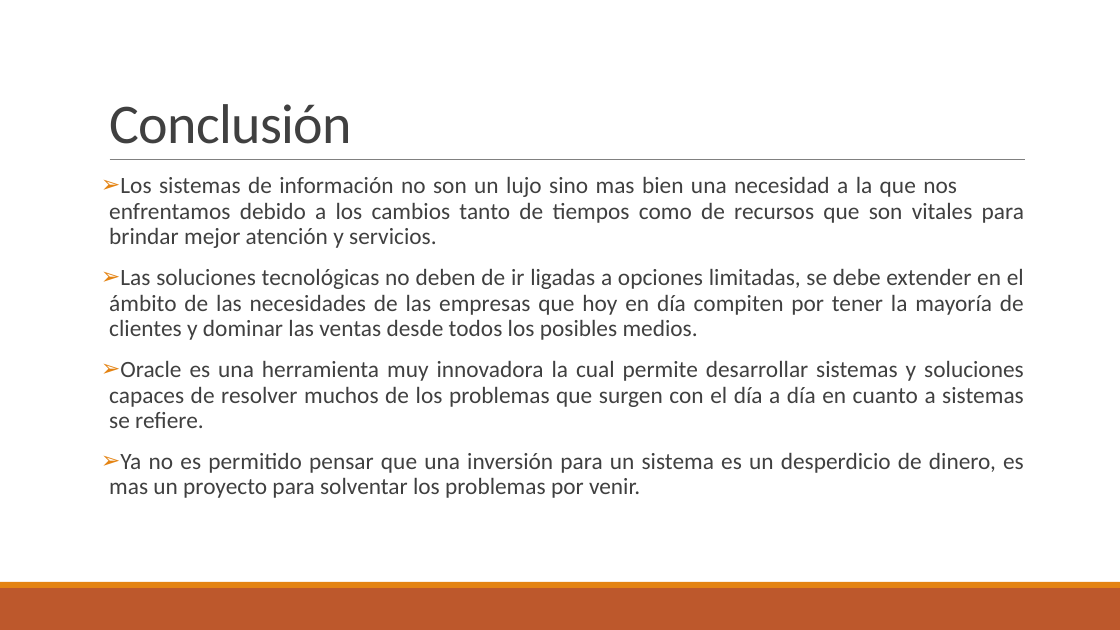
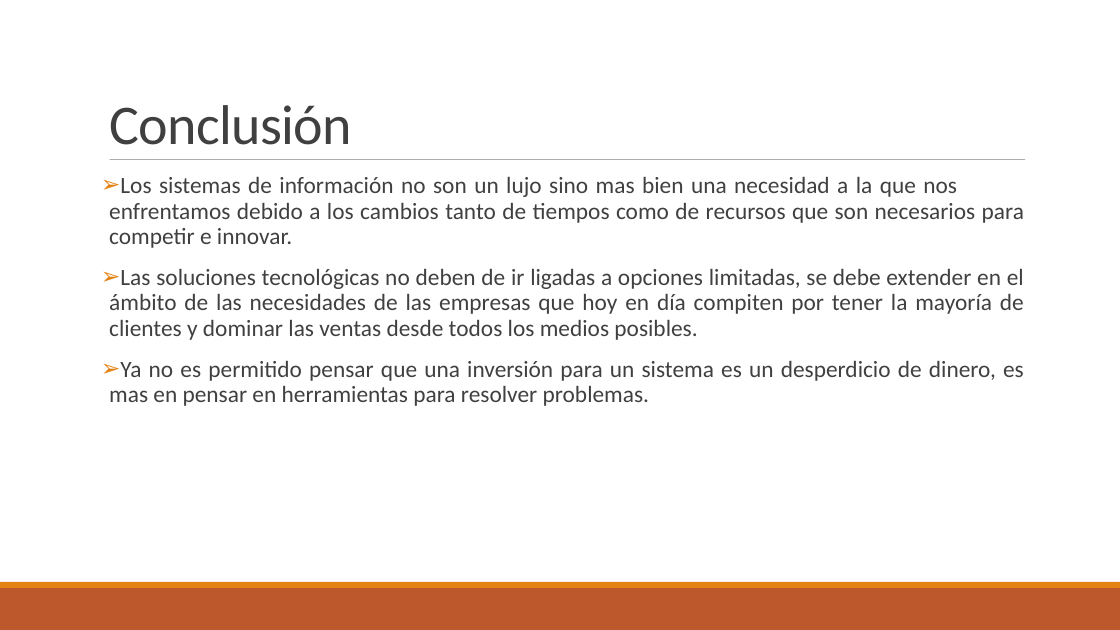
Before and after one commit to Edwinutec2017/tesisoracle-, a slide deck: slide 9 of nuevo/tesis_diapo_muestra.pptx. Drawn at 1120x630 pixels with LibreOffice and Linux fonts; fonts in the diff are those of the drawing. Boxes give left, top, right and bottom in pixels: in the first picture for what was removed or moved away, otherwise in the second. Text is boxed around its words. In the diff, an @@ line names an element or a change of style, - is before the commit and + after.

```diff
--- a/nuevo/tesis_diapo_muestra.pptx
+++ b/nuevo/tesis_diapo_muestra.pptx
@@ text at (109, 177, 1024, 406): text changed @@
-➢ Los sistemas de información no son un lujo sino mas bien una necesidad a la que nos enfrentamos debido a los cambios tanto de tiempos como de recursos que son vitales para brindar mejor atención y servicios.
-➢ Las soluciones tecnológicas no deben de ir ligadas a opciones limitadas, se debe extender en el ámbito de las necesidades de las empresas que hoy en día compiten por tener la mayoría de clientes y dominar las ventas desde todos los posibles medios.
-➢ Oracle es una herramienta muy innovadora la cual permite desarrollar sistemas y soluciones capaces de resolver muchos de los problemas que surgen con el día a día en cuanto a sistemas se refiere.
-➢ Ya no es permitido pensar que una inversión para un sistema es un desperdicio de dinero, es mas un proyecto para solventar los problemas por venir.
+➢ Los sistemas de información no son un lujo sino mas bien una necesidad a la que nos enfrentamos debido a los cambios tanto de tiempos como de recursos que son necesarios para competir e innovar.
+➢ Las soluciones tecnológicas no deben de ir ligadas a opciones limitadas, se debe extender en el ámbito de las necesidades de las empresas que hoy en día compiten por tener la mayoría de clientes y dominar las ventas desde todos los medios posibles.
+➢ Ya no es permitido pensar que una inversión para un sistema es un desperdicio de dinero, es mas en pensar en herramientas para resolver problemas.
@@ line (110, 160) - (1026, 160): stroke #808080 0.5 pt to #808080 0.51 pt @@
```
Also in this commit, not shown: 8 other slides changed, 1 slide added, 1 slide removed.
